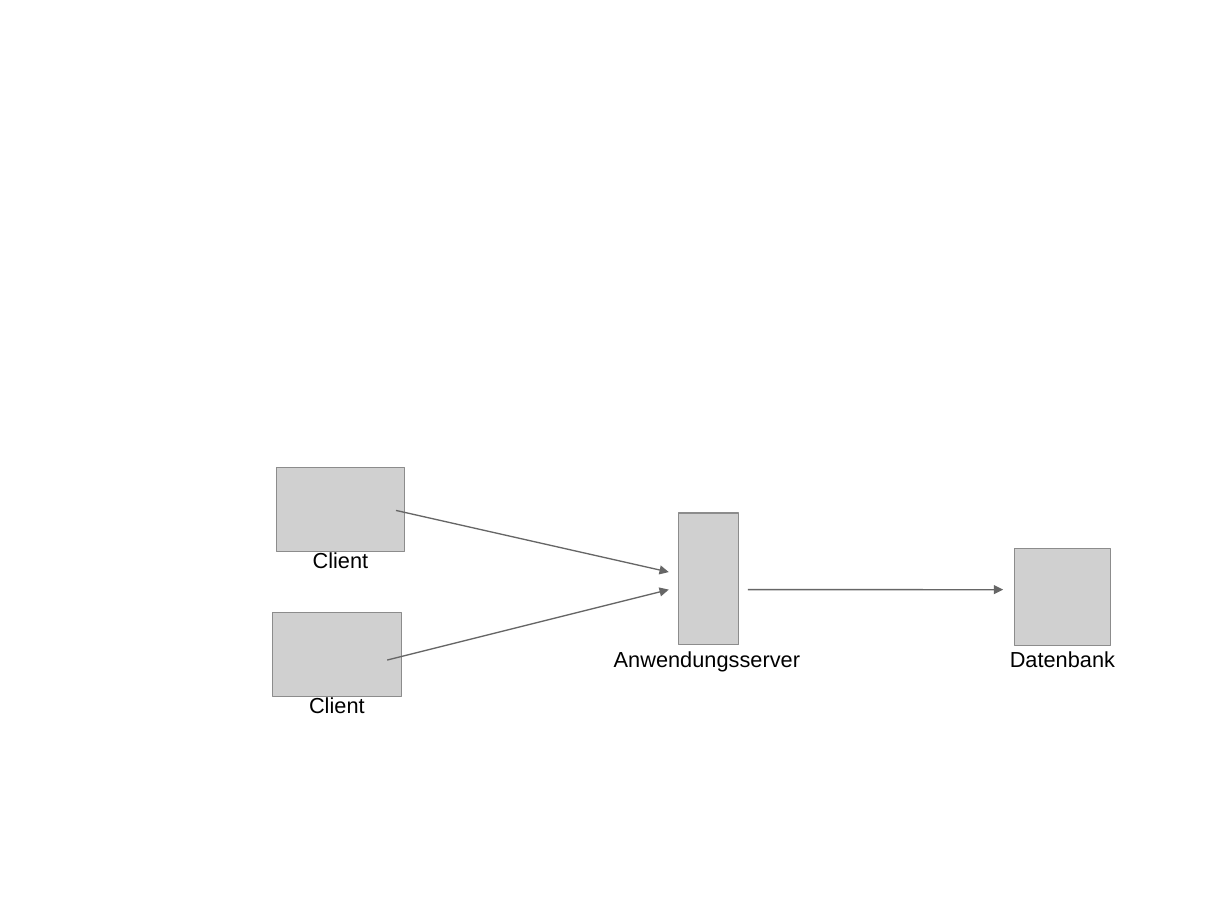
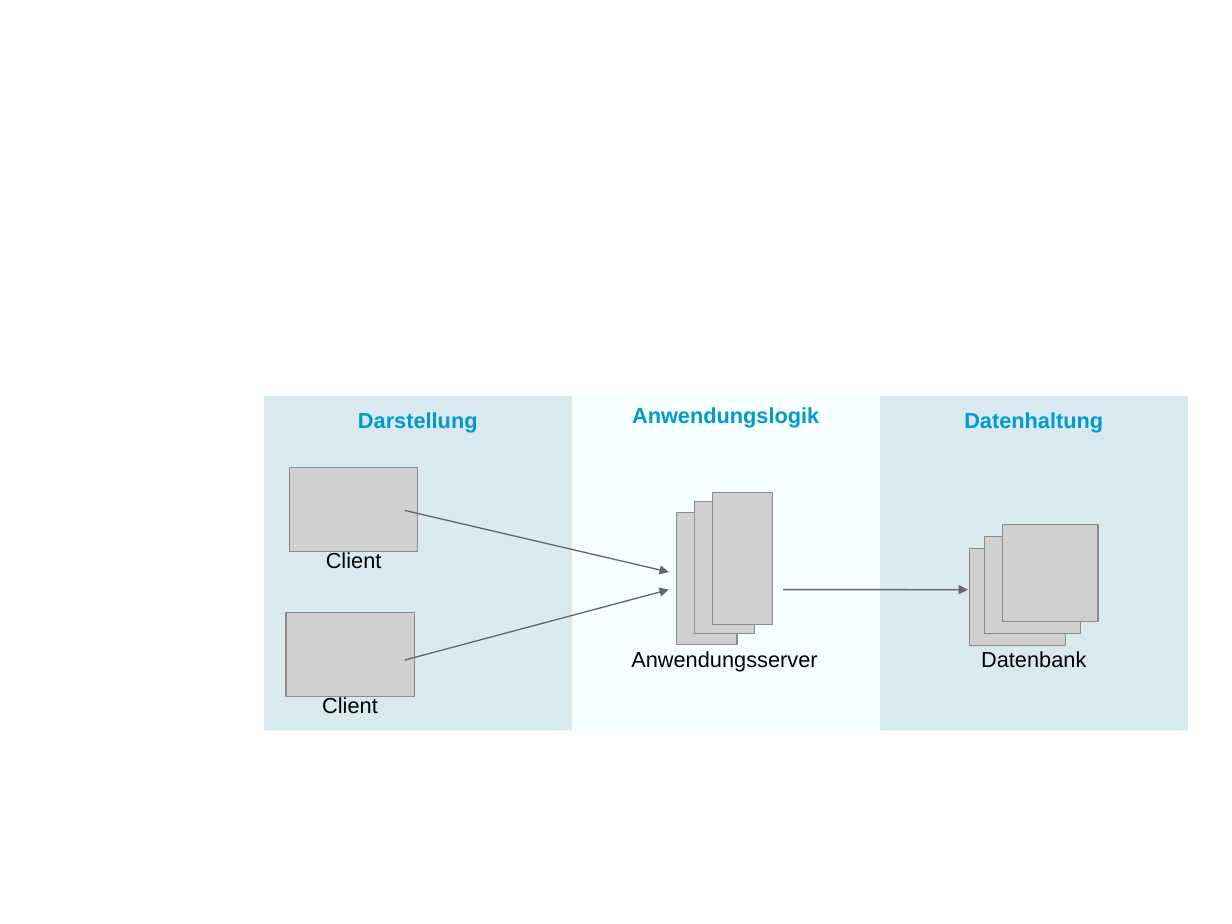
Before and after one commit to DennisSchulmeister/dhbwka-wwi-vertsys-2018-folien, a slide deck: slide 1 of static/1-grundlagen/begriffe/_src/architektur-3schichten.odp. Drawn at 1232x924 pixels with LibreOffice and Linux fonts; fonts in the diff are those of the drawing; grey boxes stand for pictures. Boxes give left, top, right and bottom in pixels: in the first picture for what was removed or moved away, otherwise in the second. Text is boxed around its words. In the diff, an @@ line names an element or a change of style, - is before the commit and + after.

```diff
--- a/static/1-grundlagen/begriffe/_src/architektur-3schichten.odp
+++ b/static/1-grundlagen/begriffe/_src/architektur-3schichten.odp
@@ rectangle added at box(264, 396, 572, 730), fill #D8E9F0 @@
@@ text added at box(358, 412, 478, 433), 14 pt, text #009ACD, bold @@
+Darstellung
@@ rectangle added at box(572, 396, 881, 730), fill #F5FFFF @@
@@ text added at box(632, 407, 819, 428), 14 pt, text #009ACD, bold @@
+Anwendungslogik
@@ rectangle added at box(880, 396, 1188, 730), fill #D8E9F0 @@
@@ text added at box(964, 412, 1103, 433), 14 pt, text #009ACD, bold @@
+Datenhaltung
@@ picture added at box(695, 502, 756, 634) @@
@@ picture added at box(712, 493, 773, 625) @@
@@ arrow moved from (396, 511) - (669, 572) to (405, 511) - (669, 572) @@
@@ picture added at box(985, 537, 1081, 634) @@
@@ picture added at box(1003, 524, 1099, 622) @@
@@ picture: place and size @@
-picture at box(1015, 549, 1111, 646)
+picture at box(970, 549, 1067, 646)
@@ arrow moved from (387, 661) - (669, 590) to (405, 661) - (669, 590) @@
@@ arrow moved from (748, 590) - (1004, 590) to (784, 590) - (968, 590) @@
@@ 3 texts, 2 pictures: place and size @@
-3 texts, 2 pictures at box(273, 467, 800, 714)
+3 texts, 2 pictures at box(286, 467, 817, 714)
@@ text "Datenbank": place and size @@
-text "Datenbank" at box(1010, 651, 1115, 668)
+text "Datenbank" at box(981, 651, 1086, 668)
```
Also in this commit, not shown: 14 other files.
